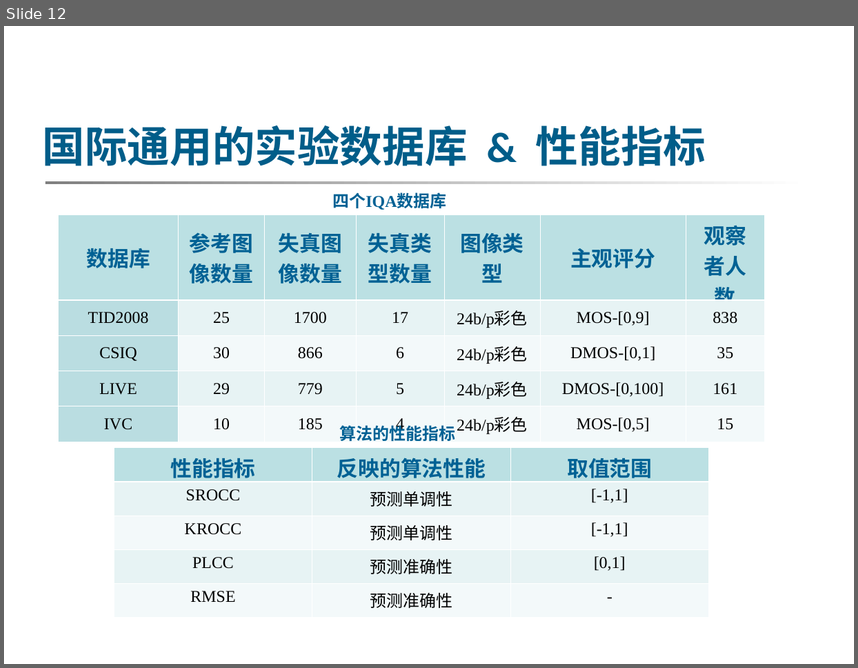
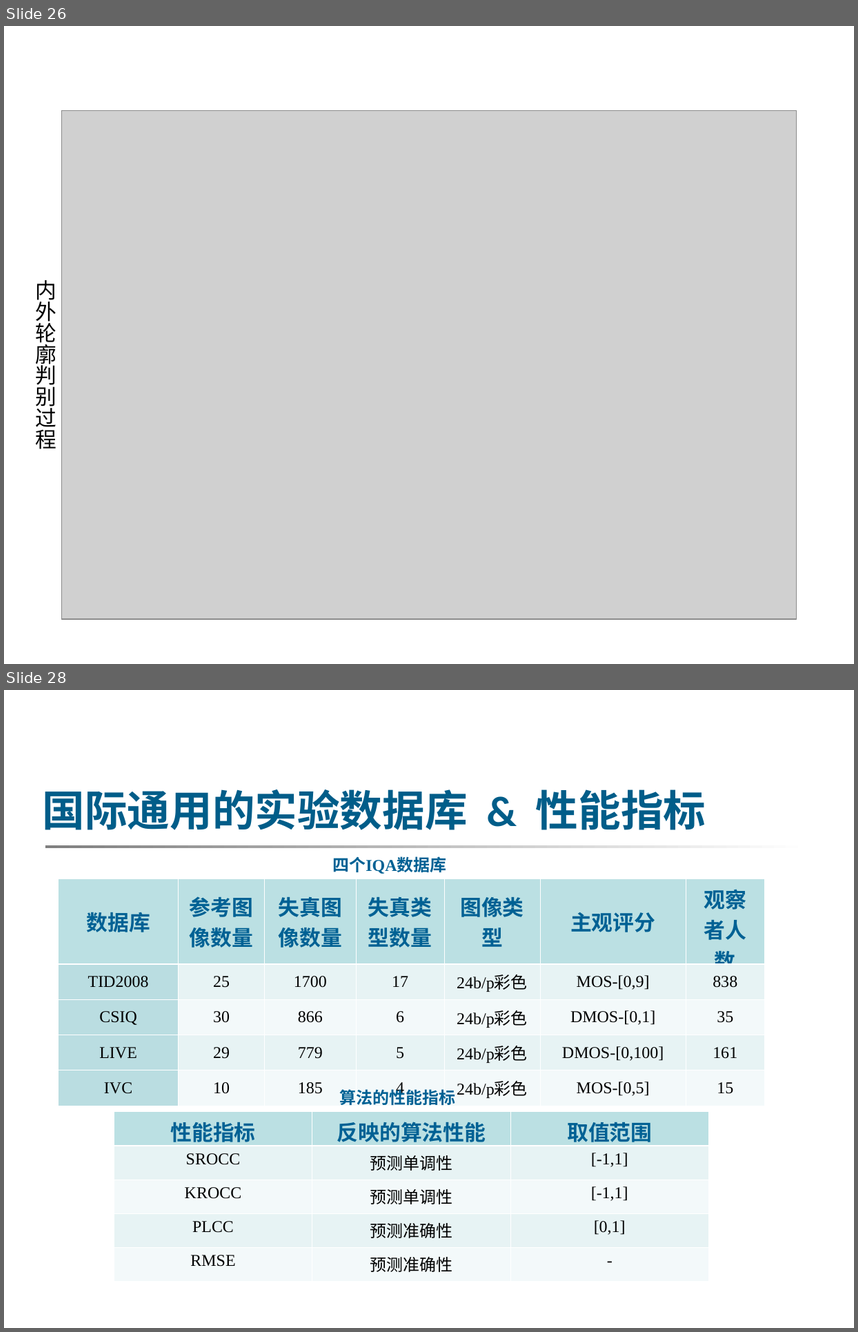
Before and after one commit to WutBottle/2021dissertation, a slide deck: 硕士论文答辩-张鹏.ppt. Shown one above the other, each under a label of ours: slide 12 before the commit, slides 26 and 28 after it; the slides between them are not shown. The pictures are 858x668 and 858x1332 pixels, drawn with LibreOffice and Linux fonts; fonts in the diff are those of the drawing; grey boxes stand for pictures; background and template pictures are left out. Boxes give left, top, right and bottom in pixels: in the first picture for what was removed or moved away, otherwise in the second. Text is boxed around its words. In the diff, an @@ line names an element or a change of style, - is before the commit and + after.

```diff
--- a/硕士论文答辩-张鹏.ppt
+++ b/硕士论文答辩-张鹏.ppt
@@ slide 26 added at bbox=[4, 26, 854, 664], background picture (left out) @@
@@ picture added at bbox=[62, 110, 797, 619] @@
@@ rectangle added at bbox=[4, 132, 854, 225], fill #FFFFFF, outline #FFFFFF 0.99 pt @@
@@ text added at bbox=[35, 280, 56, 449], 18 pt, text #000000 @@
+内外轮廓判别过程
@@ what was slide 12 is now slide 28 @@
```
Also in this commit, not shown: 1 slide changed, 15 other slides added, 2 other files.
